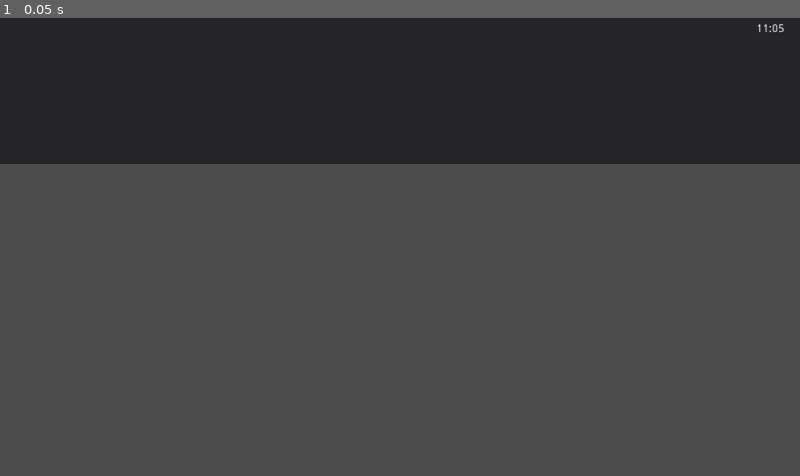
Above: before the commit, frame 1.
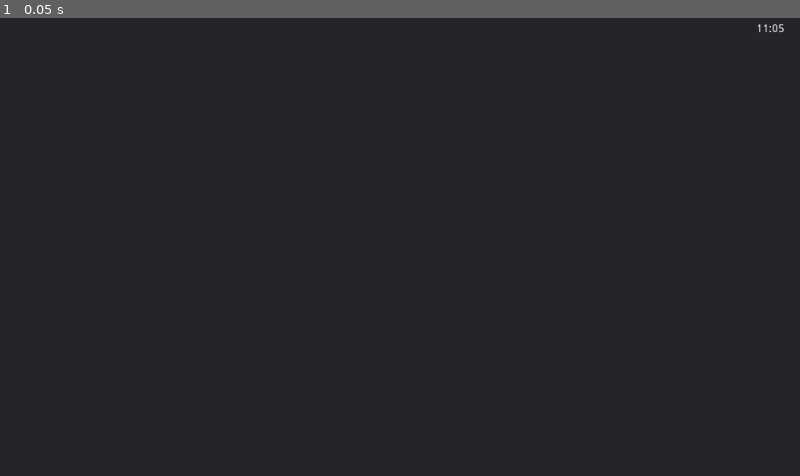
Above: after the commit, the same moment.

Repository: zachtyll/godot-matrix
Game: Godot game, scene res://MessageBoxes/MessagePanel.tscn
Same seed, same stepped clock (60 frames per second), same inputs: the game is played once before the commit and once after it. This scene is started directly instead of the project's main scene.
Inputs:
- Up to frame 1 (0.05 s): no input

The runs differ from the first frame. In frame 1, 68% of the frame differs, in the area x 0-100%, y 31-100%.

Commit message:
Added functionality for BBCode in messages.

Diff:
--- a/ChatWindow.gd
+++ b/ChatWindow.gd
@@ -4,10 +4,6 @@
 const m_text = preload("res://MessageBoxes/MessagePanel.tscn")
 
 onready var timeline := $TimeLine
-
-
-func add_message(message_type : String, content : Dictionary):
-	timeline.add_child(_compose_message_box(message_type, content))
 
 
 func clear() -> void:
@@ -17,7 +13,8 @@
 
 
 # warning-ignore:unused_argument
-func _compose_message_box(message_type : String, content : Dictionary):
+# Returns an enumeration. 0: OK, 1: Fail.
+func add_message(message_type : String, content : Dictionary) -> int:
 	var message_box = m_text.instance()
 	match(content.get("type")):
 		"m.room.message":
@@ -45,9 +42,11 @@
 					)
 		"m.room.member":
 				message_box.sender = ""
+#				message_box.message_body.append_bbcode("")
 				message_box.body = (
-					"{displayname} {membership}".format(content.get("content"))
+					"[wave amp=50 freq=2] {displayname} {membership} [/wave]".format(content.get("content"))
 					)
+#				message_box.message_body.append_bbcode("[/wave]")
 				if content.get("content").has("room_alias_name"):
 					message_box.body += " {room_alias_name}.".format(content.get("content"))
 		"m.room.create":
@@ -110,4 +109,9 @@
 		_:
 			message_box = null
 			push_warning("Unhandled message in content block: " + str(content.get("type")))
-	return message_box
+
+	if message_box == null:
+		return FAILED
+	else:
+		timeline.add_child(message_box)
+		return OK
--- a/Control.tscn
+++ b/Control.tscn
@@ -123,6 +123,7 @@
 margin_right = 600.0
 margin_bottom = 468.0
 rect_min_size = Vector2( 600, 60 )
+size_flags_horizontal = 3
 size_flags_vertical = 3
 
 [node name="ChatInput" type="MarginContainer" parent="Screen/MidSection"]
--- a/MessageBody.gd
+++ b/MessageBody.gd
@@ -1,18 +1,35 @@
 extends RichTextLabel
 
-func print_bbcode_message(message : String):
-	var word_array := message.split(" ")
-	var word_count := 0
-	for word in word_array:
-		word_count += 1
-# warning-ignore:return_value_discarded
-		append_bbcode(word)
-# warning-ignore:return_value_discarded
-		append_bbcode(" ")
-		if word.right(word.length() - 1) == ".":
-#			word_array.insert(word_array.append_array()
-			newline()
-		if word_count >= 10:#parent.get_rect().size.x:
-			word_count = 0
-			newline()
-	newline()
+var custom_line_count := 0
+
+
+#func print_bbcode_message(message : String):
+##	var word_array := message.split(" ")
+##	var line_adjusted_message := ""
+#	var word_count := 0
+##	print(word_array)
+##	for word in word_array:
+##		word_count += 1
+##		line_adjusted_message += word
+##		line_adjusted_message += " "
+##		print(line_adjusted_message)
+##		if word.right(word.length() - 1) == ".":
+##			print("Adding " + str(line_adjusted_message) + " to message_box")
+##			append_bbcode(line_adjusted_message)
+##			newline()
+##			line_adjusted_message = ""
+##		if word_count >= 10:
+##			word_count = 0
+##			append_bbcode(line_adjusted_message)
+##			newline()
+##			line_adjusted_message = ""
+##	newline()
+#
+#	for test in message:
+#		word_count += 1
+#		if word_count >= 100:
+#			word_count = 0
+#			var closest_gap = message.rfindn(" ", word_count)
+#			message.insert(closest_gap, "\n")
+#			custom_line_count += 1
+#	append_bbcode(message)
--- a/MessageBoxes/MessagePanel.gd
+++ b/MessageBoxes/MessagePanel.gd
@@ -1,10 +1,14 @@
 extends Panel
 
 const HEADER_SIZE := 50
-const TEXT_SIZE := 16
+const FOOTER_SIZE := 20
+const LINE_LENGTH := 100
+const TEXT_WIDTH := 4
+const TEXT_HEIGHT := 16
 
 var body := ""
 var sender := ""
+var line_count := 0
 
 onready var sender_name := $Padding/VBoxContainer/HBoxContainer/SenderName as RichTextLabel
 onready var message_body := $Padding/VBoxContainer/MessageBody as RichTextLabel
@@ -12,5 +16,8 @@
 
 func _ready():
 	sender_name.append_bbcode(sender)
-	message_body.print_bbcode_message(body)
-	set_custom_minimum_size(Vector2(0, (message_body.get_line_count() * TEXT_SIZE) + HEADER_SIZE))
+	message_body.append_bbcode(body)
+
+	line_count = ceil(body.length() / float(LINE_LENGTH))
+	print("Line count is: " + str(line_count))
+	set_custom_minimum_size(Vector2(LINE_LENGTH * TEXT_WIDTH, (line_count * TEXT_HEIGHT) + HEADER_SIZE + FOOTER_SIZE))
--- a/MessageBoxes/MessagePanel.tscn
+++ b/MessageBoxes/MessagePanel.tscn
@@ -4,10 +4,11 @@
 [ext_resource path="res://MessageBoxes/MessagePanel.gd" type="Script" id=2]
 
 [node name="MessagePanel" type="Panel"]
-margin_right = 1024.0
-margin_bottom = 200.0
+anchor_right = 1.0
+anchor_bottom = 1.0
 rect_min_size = Vector2( 0, 200 )
 size_flags_horizontal = 3
+size_flags_vertical = 3
 script = ExtResource( 2 )
 __meta__ = {
 "_edit_use_anchors_": false
@@ -28,7 +29,7 @@
 
 [node name="VBoxContainer" type="VBoxContainer" parent="Padding"]
 margin_right = 984.0
-margin_bottom = 160.0
+margin_bottom = 560.0
 size_flags_horizontal = 3
 size_flags_vertical = 3
 __meta__ = {
@@ -38,6 +39,7 @@
 [node name="HBoxContainer" type="HBoxContainer" parent="Padding/VBoxContainer"]
 margin_right = 984.0
 margin_bottom = 20.0
+size_flags_horizontal = 3
 
 [node name="SenderName" type="RichTextLabel" parent="Padding/VBoxContainer/HBoxContainer"]
 margin_right = 490.0
@@ -61,13 +63,12 @@
 [node name="MessageBody" type="RichTextLabel" parent="Padding/VBoxContainer"]
 margin_top = 24.0
 margin_right = 984.0
-margin_bottom = 160.0
-focus_mode = 2
+margin_bottom = 560.0
+rect_clip_content = false
 size_flags_horizontal = 3
 size_flags_vertical = 3
 bbcode_enabled = true
 scroll_active = false
-selection_enabled = true
 script = ExtResource( 1 )
 __meta__ = {
 "_edit_use_anchors_": false
